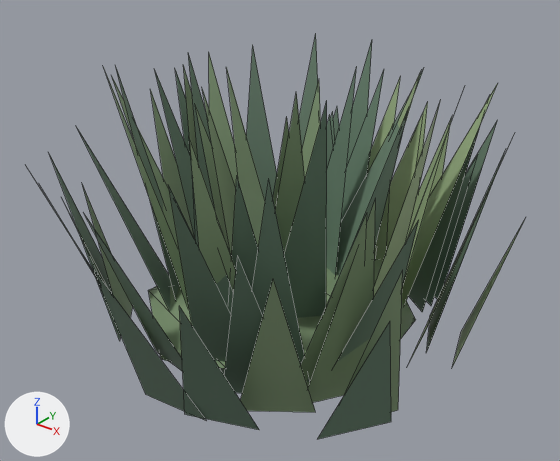
The glTF model assets/models/style/bush_c.glb, before and after one commit.
Both versions are drawn from a 50 mm camera at (1.651, -2.076, 1.667) aimed at (0.042, -0.065, 0.42). Every picture has the same lights, and +X, +Y and +Z are marked at lower left. The older version comes first. Mesh edges are drawn as thin lines. Vertices at exactly the same position are counted once.

Before the edit, the objects in view are built like this:
```python
me_bush_c = bpy.data.meshes.new('bush_c')
me_bush_c.from_pydata(...)  # 204 vertices, 84 faces; spans x -0.8..0.82, y -0.96..0.92, z 0.0..1.13
me_bush_c.materials.append(mat_defaultmaterial)
ob_bush_c = bpy.data.objects.new('bush_c', me_bush_c)
ob_bush_c.location = (0.0, 0.0, 0.0)
```
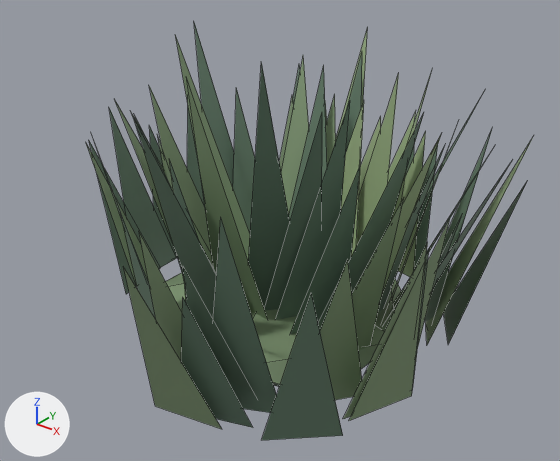
Changed parts and their boxes [x1, y1, x2, y2] in the pictures (560 x 461 px; the box of a moved part takes in the faces that stretch with it):
'bush_c', reshaped (9% narrower): before [34, 34, 523, 439]; after [86, 23, 532, 440]
part 1 of me_bush_c, moved or reshaped: before [34, 34, 505, 430]; after [86, 61, 493, 393]
part 2 of me_bush_c, edited (looks the same): [170, 69, 413, 436] in both

The edits, one by one:
me_bush_c is used by ob_bush_c; location (0.0, 0.0, 0.0).
me_bush_c had 204 vertices, 84 faces and spanned x -0.8..0.82, y -0.96..0.92, z 0.0..1.13.
me_bush_c now has 204 vertices, 84 faces and spans x -0.89..0.85, y -0.92..0.88, z 0.0..1.15.
me_bush_c part 1: 192 of 204 vertices moved; they spanned x -0.8..0.82, y -0.96..0.92, z 0.0..1.13 and now span x -0.89..0.85, y -0.92..0.88, z 0.0..1.15; mean shift (0.01, 0.03, -0.01); largest move (0.5, 0.68, 0.9) -> (-0.33, -0.58, 0.86).
me_bush_c part 2: 53 kept faces spanning x -0.82..0.85, y -0.92..0.88, z 0.0..1.09 get new vertex colours; the middle colour goes from greyish green #829975 to greyish green #819874.
